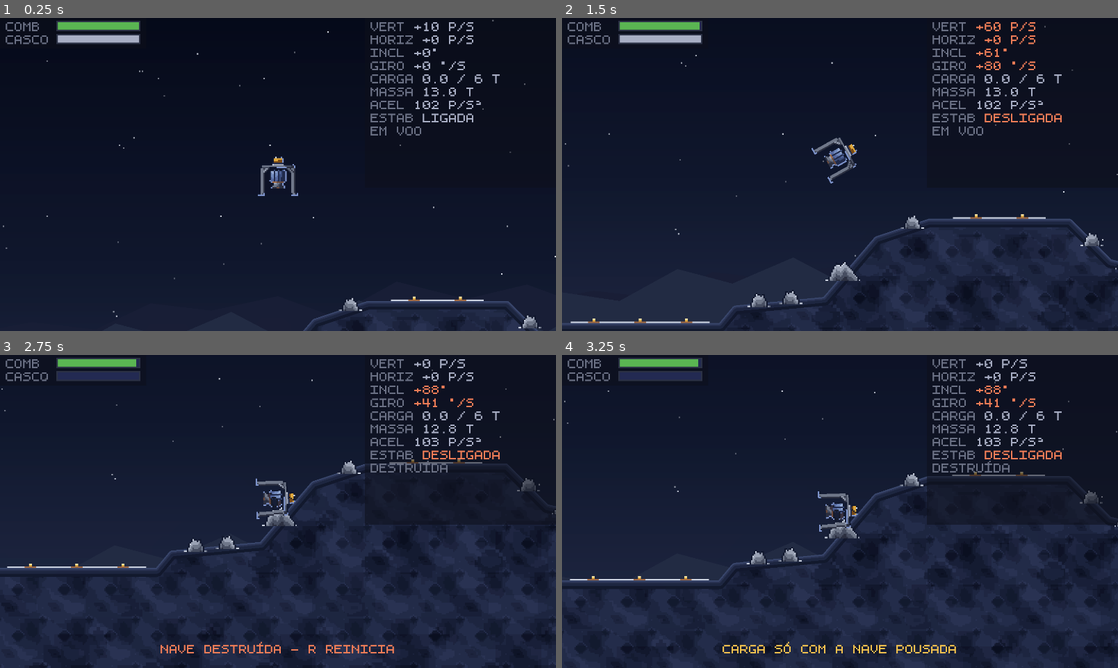
Above: before the commit, frames 1-4 (two rows, left to right).
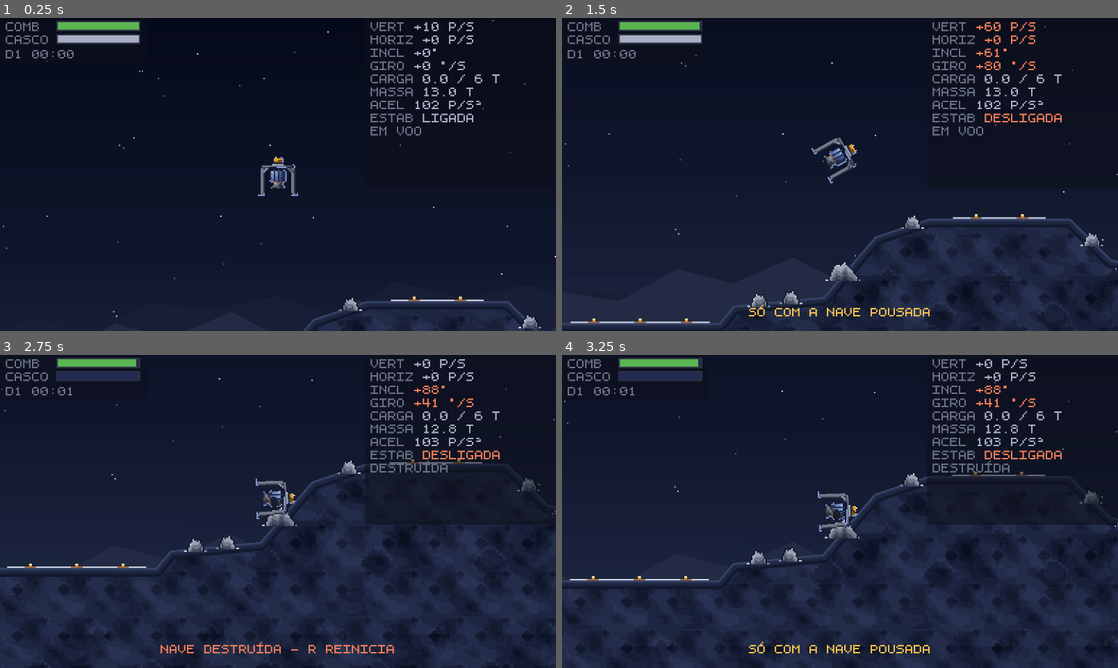
Above: after the commit, the same moments.

Repository: valdersonjr/llrr
Game: Godot game, scene res://stages/teste_pouso/teste_pouso.tscn
Two runs of this game, one before a commit and one after it. Both use one fixed random seed, a clock stepped at 60 frames per second and the inputs below.
Inputs (mouse positions are in pixels of both pictures, inside the frame that each line leads up to):
- Up to frame 1 (0.25 s): no input
- Up to frame 2 (1.5 s): move the mouse to (962, 158) at 0.52 s; hold D (girar_direita) 0.53-1.28 s; hold G (servico) 0.53-1.28 s; click (962, 158) at 0.67 s; move the mouse to (728, 190) at 1.27 s; hold A (girar_esquerda) from 1.28 s (still down); tap T (alternar_estabilizacao) at 1.35 s
- Up to frame 3 (2.75 s): tap G (servico) at 1.55, 2.3 s; move the mouse to (333, 442) at 2.02 s; release A (girar_esquerda) at 2.03 s; hold D (girar_direita) from 2.03 s (still down); hold W (empuxo) from 2.03 s (still down)
- Up to frame 4 (3.25 s): keep holding D (girar_direita); move the mouse to (812, 574) at 2.77 s; release W (empuxo) at 2.78 s; tap F (operar_carga) at 2.85 s; click (812, 574) at 2.92 s; tap G (servico) at 3.05 s

The runs differ from the first frame. In frame 1, 0.1% of the frame differs, in the area x 1-14%, y 10-14%; in frame 2, 0.5%; in frame 3, 0.1%; in frame 4, 0.5%, in the area x 1-71%, y 10-96%.

Commit message:
feat(entities): plataforma repara e abastece cobrando tempo de campanha
Seção 5: sempre existe um caminho verificável de volta ao trabalho. Sem
isso, o dano que a nave passou a mostrar virava beco sem saída e o jogador
só tinha reiniciar a região.

Nem toda plataforma é porto — `oferece_servico` decide, e a seção 7 prevê
plataforma solta no meio do nada. O custo é tempo de campanha, na forma que
a seção 8 já descreve para serviço de porto.

O custo em créditos fica pendente de propósito: a seção 12 não existe em
código, e inventar economia aqui seria decidir no lugar de quem escreve o
conceito. O que existe hoje é o serviço emergencial subsidiado que a
própria seção 5 sanciona.

O HUD passa a mostrar o relógio.

Co-Authored-By: Claude Opus 5 (1M context) <noreply@anthropic.com>
Claude-Session: https://claude.ai/code/session_011AzPcEDAjYSMoHyssT894N

Diff:
--- a/entities/estruturas/plataforma_de_pouso/plataforma_de_pouso.gd
+++ b/entities/estruturas/plataforma_de_pouso/plataforma_de_pouso.gd
@@ -19,6 +19,9 @@
 @export var nome: String = ""
 ## Toneladas paradas no deck esperando quem leve.
 @export var carga_disponivel: float = 0.0
+## Se esta plataforma repara e reabastece. Nem toda plataforma é porto — a
+## seção 7 prevê plataformas soltas no meio do nada.
+@export var oferece_servico: bool = false
 
 @export_range(1, 8) var segmentos: int = 2:
 	set(valor):
@@ -40,6 +43,30 @@
 
 func como_se_chama() -> String:
 	return nome if not nome.is_empty() else String(name)
+
+
+## Repara o casco e enche o tanque, cobrando tempo de campanha. É a "saída da
+## espiral de pobreza" da seção 5: sempre existe um caminho verificável de
+## volta ao trabalho, e ele não pode depender de o jogador ter crédito.
+##
+## O custo em créditos fica pendente — a seção 12 ainda não existe em código, e
+## inventar economia aqui seria decidir no lugar de quem escreve o conceito. A
+## duração vem do relógio, que é quem sabe o que "demorado" significa.
+##
+## Devolve o que foi restaurado, ou um dicionário vazio se não havia o que fazer.
+func servir(nave: Nave) -> Dictionary:
+	if not oferece_servico:
+		return {}
+	var casco_faltando := nave.casco.integridade_maxima - nave.integridade
+	var tanque_faltando := nave.casco.combustivel_maximo - nave.combustivel
+	if casco_faltando <= 0.01 and tanque_faltando <= 0.01:
+		return {}
+	var fracao := casco_faltando / nave.casco.integridade_maxima
+	var horas := Relogio.duracao_de_servico(fracao, tanque_faltando)
+	Relogio.avancar(horas)
+	nave.reparar()
+	nave.abastecer()
+	return {"casco": casco_faltando, "combustivel": tanque_faltando, "duracao": horas}
 
 
 ## Uma operação só, sem menu: com o porão cheio a nave descarrega tudo aqui,
--- a/entities/player/nave.gd
+++ b/entities/player/nave.gd
@@ -194,6 +194,19 @@
 
 func pernas_em_contato() -> int:
 	return int(_pe_esquerdo.is_colliding()) + int(_pe_direito.is_colliding())
+
+
+## Restaura o casco e o estado de dano visível. Quem cobra por isso é quem
+## chamou — a nave não conhece porto nem preço.
+func reparar() -> void:
+	integridade = casco.integridade_maxima
+	if estado == Estado.DESTRUIDA:
+		estado = Estado.VOANDO
+	_atualizar_casco()
+
+
+func abastecer() -> void:
+	combustivel = casco.combustivel_maximo
 
 
 ## Embarca até `toneladas` no porão e devolve quanto de fato coube.
--- a/entities/ui/hud/hud.gd
+++ b/entities/ui/hud/hud.gd
@@ -23,6 +23,7 @@
 @onready var _barra_integridade: ColorRect = $Raiz/BarraIntegridade
 @onready var _telemetria: RichTextLabel = $Raiz/Telemetria
 @onready var _aviso: Label = $Raiz/Aviso
+@onready var _relogio: Label = $Raiz/Relogio
 
 
 func _ready() -> void:
@@ -47,6 +48,7 @@
 	if _nave == null:
 		return
 	_atualizar_barras()
+	_relogio.text = Relogio.como_texto()
 	_telemetria.text = _texto_telemetria()
 
 
--- a/entities/ui/hud/hud.tscn
+++ b/entities/ui/hud/hud.tscn
@@ -15,7 +15,7 @@
 
 [node name="FundoBarras" type="ColorRect" parent="Raiz"]
 offset_right = 101.0
-offset_bottom = 21.0
+offset_bottom = 31.0
 color = Color(0.051, 0.059, 0.102, 0.55)
 
 [node name="FundoTelemetria" type="ColorRect" parent="Raiz"]
@@ -82,6 +82,13 @@
 offset_bottom = 17.0
 color = Color(0.659, 0.682, 0.769, 1)
 
+[node name="Relogio" type="Label" parent="Raiz"]
+offset_left = 4.0
+offset_top = 20.0
+offset_right = 101.0
+offset_bottom = 30.0
+theme_override_colors/font_color = Color(0.42, 0.443, 0.522, 1)
+
 [node name="Telemetria" type="RichTextLabel" parent="Raiz"]
 offset_left = 256.0
 offset_top = 1.0
--- a/entities/ui/pausa/pausa.tscn
+++ b/entities/ui/pausa/pausa.tscn
@@ -42,13 +42,14 @@
 offset_left = 104.0
 offset_top = 68.0
 offset_right = 172.0
-offset_bottom = 158.0
+offset_bottom = 162.0
 theme_override_colors/font_color = Color(0.949, 0.757, 0.306, 1)
 theme_override_constants/line_spacing = 1
 text = "W  ↑
 A D  ← →
 Q  E
 F
+G
 TAB
 T
 R
@@ -59,13 +60,14 @@
 offset_left = 180.0
 offset_top = 68.0
 offset_right = 284.0
-offset_bottom = 158.0
+offset_bottom = 162.0
 theme_override_colors/font_color = Color(0.659, 0.682, 0.769, 1)
 theme_override_constants/line_spacing = 1
 text = "EMPUXO
 GIRAR
 TRANSLAÇÃO LATERAL
 CARGA, SE POUSADA
+REPARAR E ABASTECER
 TROCAR DE CASCO
 ESTABILIZAÇÃO
 REINICIAR A REGIÃO
--- a/stages/teste_pouso/teste_pouso.gd
+++ b/stages/teste_pouso/teste_pouso.gd
@@ -98,6 +98,8 @@
 		_operar_carga()
 	elif evento.is_action_pressed("trocar_casco"):
 		_trocar_casco()
+	elif evento.is_action_pressed("servico"):
+		_pedir_servico()
 
 
 func _reiniciar() -> void:
@@ -106,15 +108,39 @@
 	get_tree().reload_current_scene()
 
 
+func _pedir_servico() -> void:
+	var plataforma := _plataforma_sob_a_nave_pousada()
+	if plataforma == null:
+		return
+	if not plataforma.oferece_servico:
+		_hud.avisar("%s NÃO TEM OFICINA" % plataforma.como_se_chama(), Hud.COR_ATENCAO)
+		return
+	var feito := plataforma.servir(_nave)
+	if feito.is_empty():
+		_hud.avisar("NADA A REPARAR NEM ABASTECER", Hud.COR_APAGADO)
+		return
+	_hud.avisar("SERVIÇO: +%d%% CASCO, +%.1f T — %d H DE CAMPANHA" % [
+		roundi(feito["casco"] / _nave.casco.integridade_maxima * 100.0),
+		feito["combustivel"], roundi(feito["duracao"] / 3600.0)], Hud.COR_BOM)
+
+
+## A plataforma sob a nave, se ela estiver pousada. Devolve null e avisa o
+## jogador quando não estiver — as duas operações de deck exigem o mesmo.
+func _plataforma_sob_a_nave_pousada() -> PlataformaDePouso:
+	if _nave.estado != Nave.Estado.POUSADA:
+		_hud.avisar("SÓ COM A NAVE POUSADA", Hud.COR_ATENCAO)
+		return null
+	var plataforma := _nave.plataforma_sob_a_nave() as PlataformaDePouso
+	if plataforma == null:
+		_hud.avisar("NÃO HÁ PLATAFORMA SOB AS DUAS PERNAS", Hud.COR_ATENCAO)
+	return plataforma
+
+
 ## Uma tecla só resolve embarque e desembarque: com o porão cheio a nave
 ## descarrega, com ele vazio embarca o que couber.
 func _operar_carga() -> void:
-	if _nave.estado != Nave.Estado.POUSADA:
-		_hud.avisar("CARGA SÓ COM A NAVE POUSADA", Hud.COR_ATENCAO)
-		return
-	var plataforma := _nave.plataforma_sob_a_nave() as PlataformaDePouso
-	if plataforma == null:
-		_hud.avisar("NÃO HÁ PLATAFORMA SOB AS DUAS PERNAS", Hud.COR_ATENCAO)
+	var plataforma := _plataforma_sob_a_nave_pousada()
+	if plataforma == null:
 		return
 	var movido := plataforma.transferir(_nave)
 	if is_zero_approx(movido):
--- a/stages/teste_pouso/teste_pouso.tscn
+++ b/stages/teste_pouso/teste_pouso.tscn
@@ -58,6 +58,7 @@
 position = Vector2(112, 356)
 nome = "DEPÓSITO NORTE"
 carga_disponivel = 6.0
+oferece_servico = true
 segmentos = 3
 
 [node name="PlataformaMedia" parent="." instance=ExtResource("2_plataforma")]
